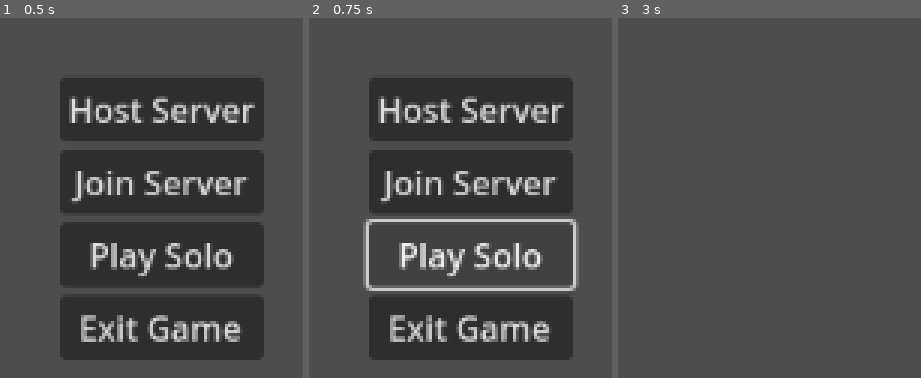
Above: before the commit, frames 1-3 (left to right).
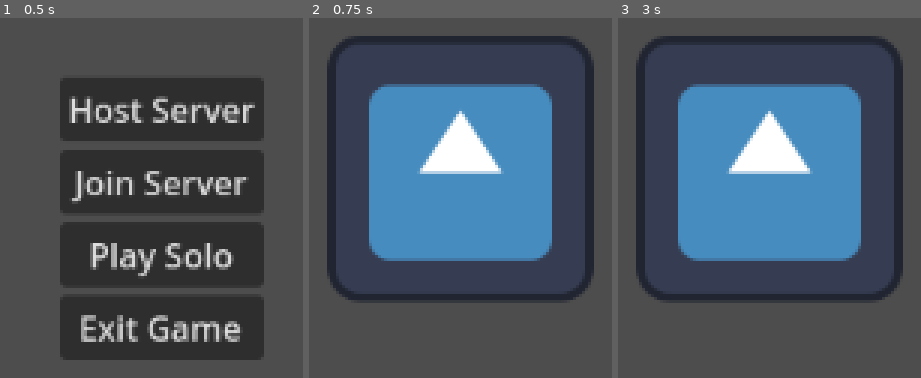
Above: after the commit, the same moments.

Repository: PathToEmpathy/Path-to-Empathy
Game: Godot game, scene res://NODE/main.tscn
Two runs of this game, one before a commit and one after it. Both use one fixed random seed, a clock stepped at 60 frames per second and the inputs below. The engine's default icon, where the game draws it, is replaced by a stand-in: a white triangle on a blue panel in a dark square.
Inputs (mouse positions are in pixels of both pictures, inside the frame that each line leads up to):
- Up to frame 1 (0.5 s): no input
- Up to frame 2 (0.75 s): click "Play Solo" at 0.5 s
- Up to frame 3 (3 s): click (778, 255) at 1.25 s, where only the run before the commit has a clickable "Play Solo"; click (778, 255) at 2 s, where only the run before the commit has a clickable "Play Solo"; click (778, 108) at 2.75 s, where only the run before the commit has a clickable "Host Server"

Frame 1 is identical in both runs. In frame 2, 53% of the frame differs, in the area x 5-95%, y 5-95%; in frame 3, 38%.

Commit message:
Pressing the "play solo" button now switches to a new scene

Diff:
--- /dev/null
+++ b/NODE/dialogue_scene.tscn
@@ -0,0 +1,3 @@
+[gd_scene format=3 uid="uid://qn7ortvy0in1"]
+
+[node name="DialogueScene" type="Node2D"]
--- a/NODE/main.tscn
+++ b/NODE/main.tscn
@@ -1,10 +1,12 @@
 [gd_scene load_steps=2 format=3 uid="uid://b8dubru3qkhvy"]
 
-[ext_resource type="PackedScene" uid="uid://dv84wtf18t8nc" path="res://NODE/start_menu_ui.tscn" id="1_xla7u"]
+[ext_resource type="PackedScene" uid="uid://dv84wtf18t8nc" path="res://Node/start_menu_ui.tscn" id="1_xla7u"]
 
-[node name="MAIN" type="Node2D"]
+[node name="Main" type="Node2D"]
 
-[node name="START_MENU_UI" parent="." instance=ExtResource("1_xla7u")]
+[node name="StartMenuScene" type="Node2D" parent="."]
+
+[node name="StartMenuUI" parent="StartMenuScene" instance=ExtResource("1_xla7u")]
 anchors_preset = 8
 anchor_left = 0.5
 anchor_top = 0.5
--- a/NODE/start_menu_ui.tscn
+++ b/NODE/start_menu_ui.tscn
@@ -1,6 +1,6 @@
 [gd_scene load_steps=2 format=3 uid="uid://dv84wtf18t8nc"]
 
-[ext_resource type="Script" path="res://SCRIPT/start_menu_ui.gd" id="1_e5dwr"]
+[ext_resource type="Script" path="res://Script/start_menu_ui.gd" id="1_e5dwr"]
 
 [node name="START_MENU_UI" type="Control"]
 layout_mode = 3
--- /dev/null
+++ b/NODE/table_scene.tscn
@@ -0,0 +1,9 @@
+[gd_scene load_steps=2 format=3 uid="uid://cdakrh2n32lne"]
+
+[ext_resource type="Texture2D" uid="uid://oqa5wpix2sx7" path="res://icon.svg" id="1_dfveb"]
+
+[node name="TableScene" type="Node2D"]
+
+[node name="Icon" type="Sprite2D" parent="."]
+position = Vector2(589, 312)
+texture = ExtResource("1_dfveb")
--- a/SCRIPT/start_menu_ui.gd
+++ b/SCRIPT/start_menu_ui.gd
@@ -11,7 +11,8 @@
 
 
 func _on_play_solo_button_pressed():
-	print("PLACEHOLDER - START SOLO GAME")
+	get_tree().change_scene_to_file("res://Node/table_scene.tscn")
+	print("Switched to table scene")
 
 
 func _on_exit_button_pressed():
--- a/project.godot
+++ b/project.godot
@@ -11,10 +11,14 @@
 [application]
 
 config/name="path-to-empathy"
-run/main_scene="res://NODE/main.tscn"
+run/main_scene="res://Node/main.tscn"
 config/features=PackedStringArray("4.3", "Forward Plus")
 config/icon="res://icon.svg"
 
 [autoload]
 
-MultiplayerManager="*res://SCRIPT/multiplayer_manager.gd"
+MultiplayerManager="*res://Script/multiplayer_manager.gd"
+
+[dotnet]
+
+project/assembly_name="path-to-empathy"
